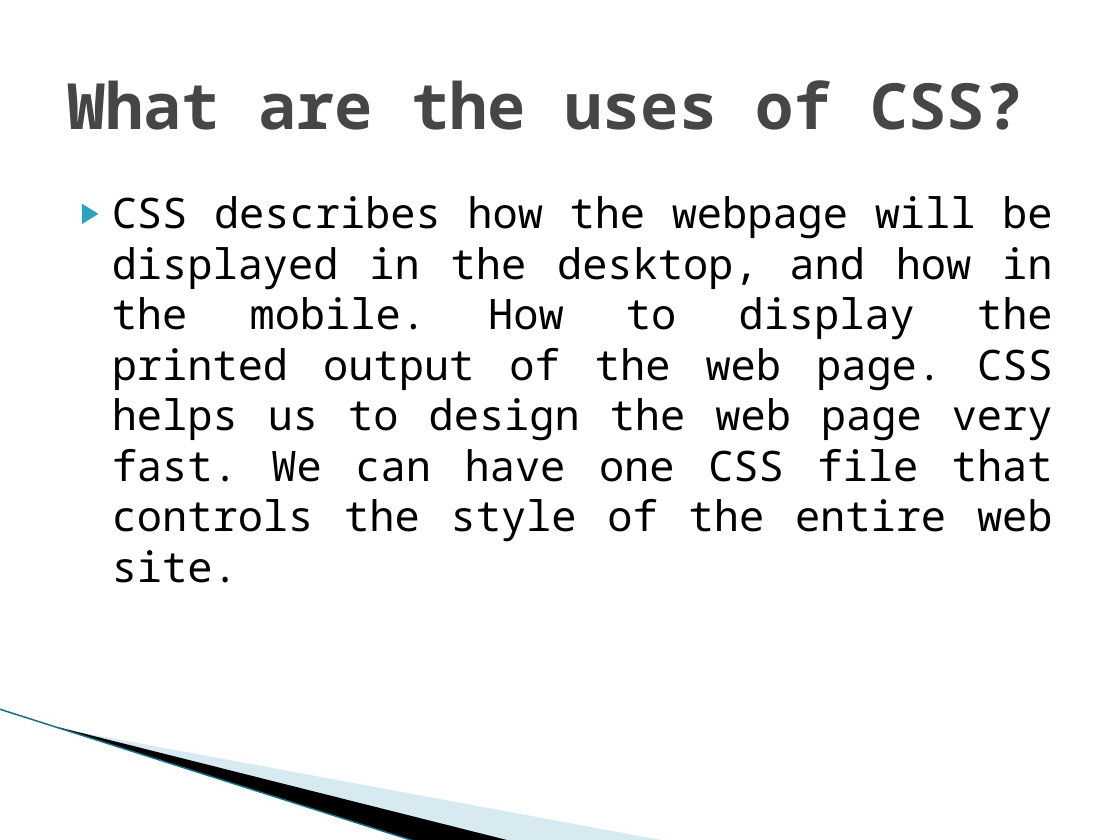
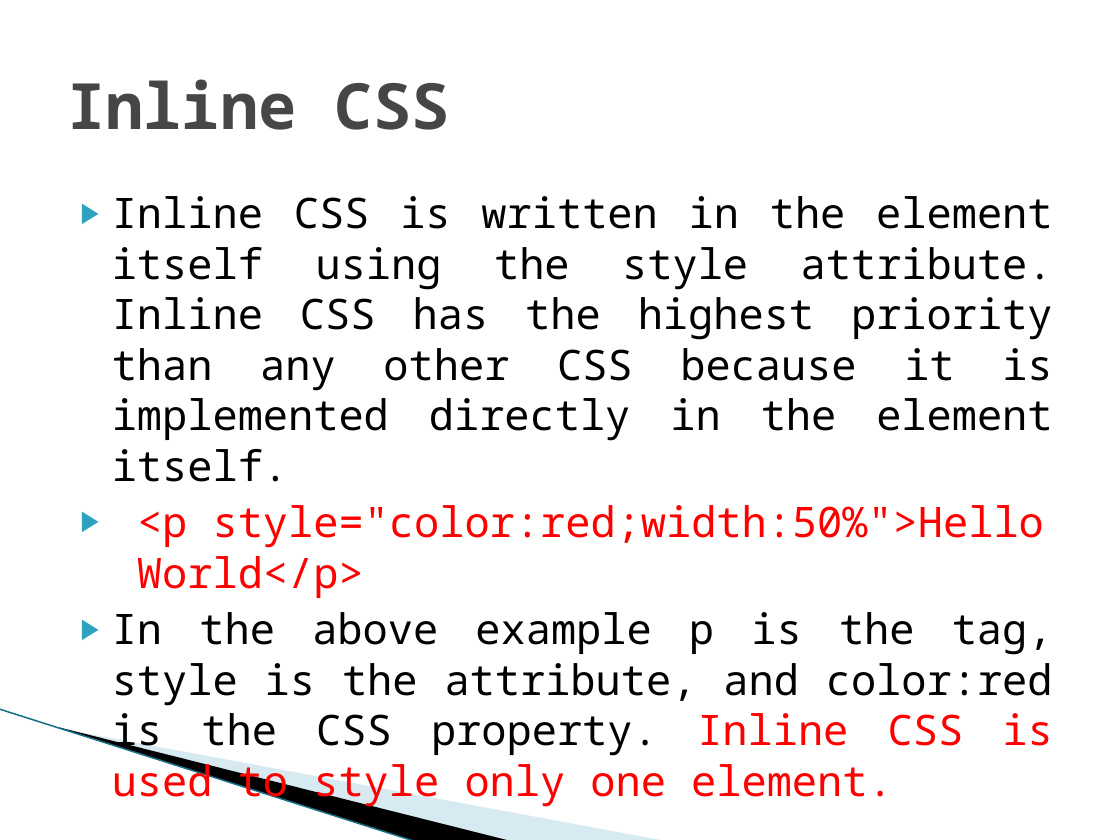
Before and after one commit to biswajitpoddar/youtubeDocuments, a slide deck: slide 4 of CSS PowerPoints/CSS Syntax.pptx. Drawn at 1120x840 pixels with LibreOffice and Linux fonts; fonts in the diff are those of the drawing; background and template pictures are left out. Boxes give left, top, right and bottom in pixels: in the first picture for what was removed or moved away, otherwise in the second. Text is boxed around its words. In the diff, an @@ line names an element or a change of style, - is before the commit and + after.

```diff
--- a/CSS PowerPoints/CSS Syntax.pptx
+++ b/CSS PowerPoints/CSS Syntax.pptx
@@ title at (67, 79, 450, 130): text changed @@
-What are the uses of CSS?
+Inline CSS
@@ text at (112, 196, 1053, 757): text changed @@
-▶ CSS describes how the webpage will be displayed in the desktop, and how in the mobile. How to display the printed output of the web page. CSS helps us to design the web page very fast. We can have one CSS file that controls the style of the entire web site.
+▶ Inline CSS is written in the element itself using the style attribute. Inline CSS has the highest priority than any other CSS because it is implemented directly in the element itself.
+▶ <p style="color:red;width:50%">Hello World</p>
+▶ In the above example p is the tag, style is the attribute, and color:red is the CSS property. Inline CSS is used to style only one element.
```
Also in this commit, not shown: 1 other slide changed, 6 slides added, 1 slide removed.
